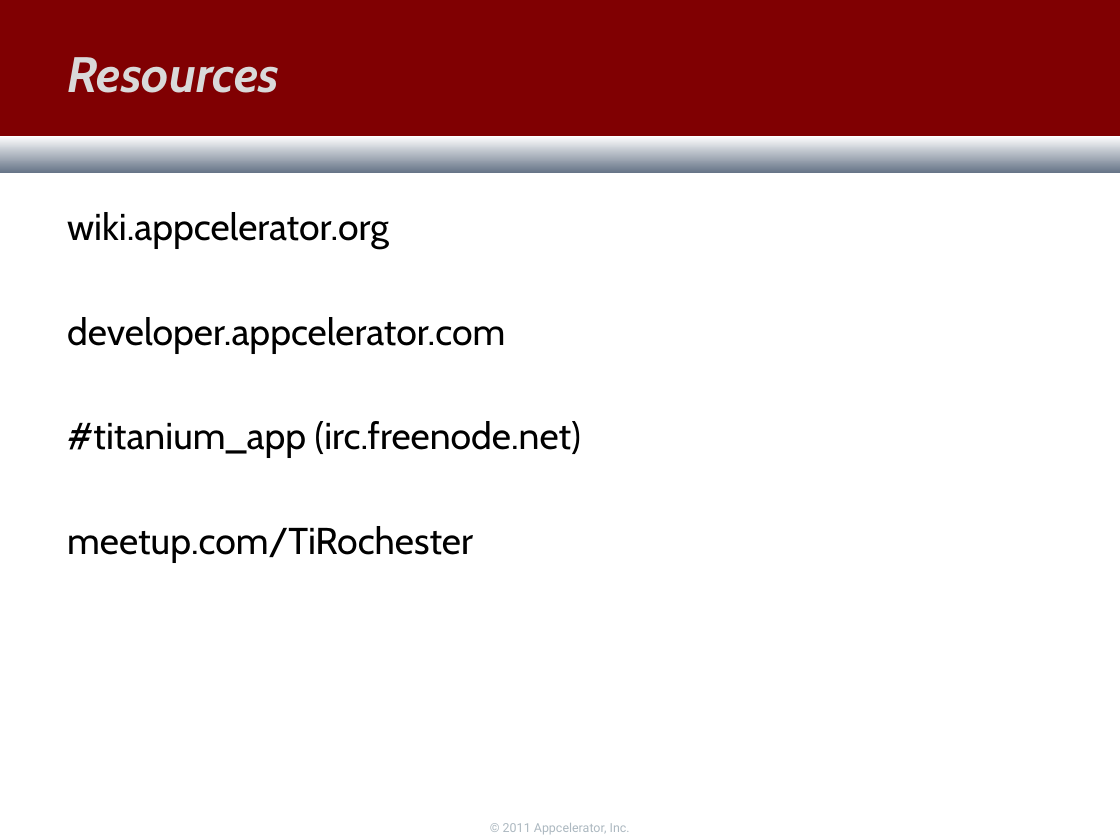
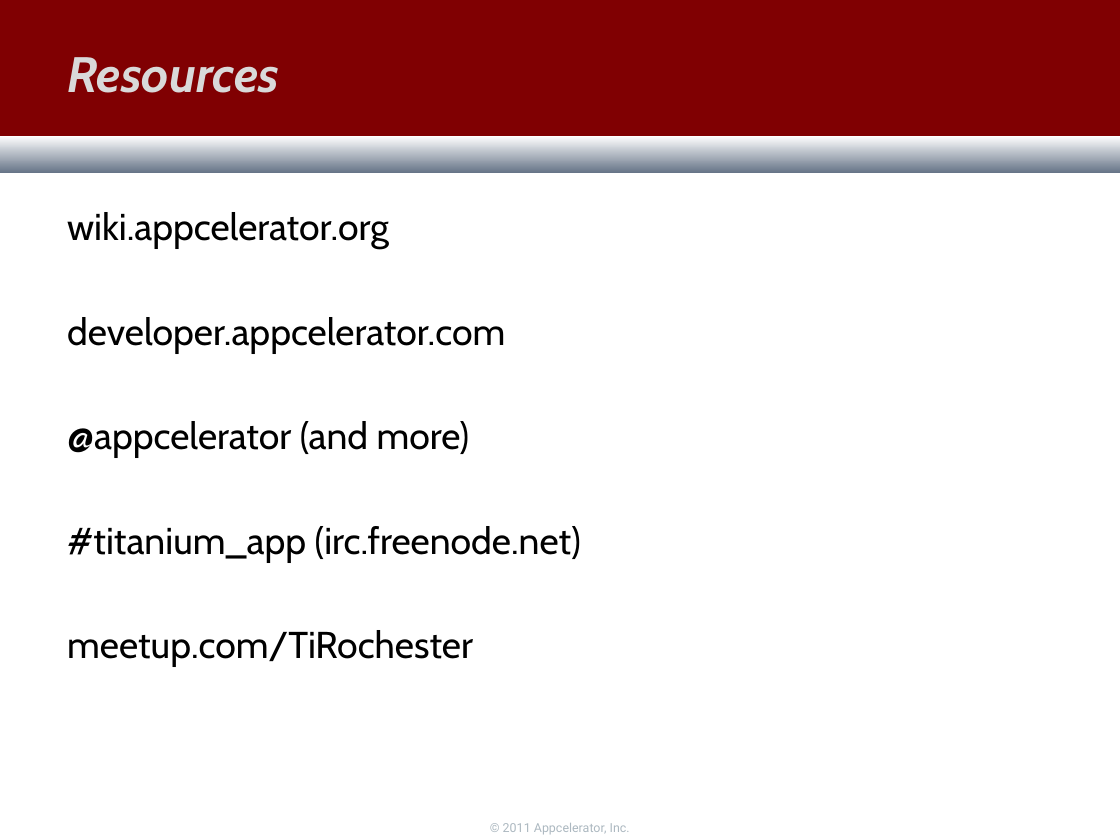
Before and after one commit to skypanther/BarCamp, a slide deck: slide 16 of BarCampRoc.pptx (slide 15 before the commit). Drawn at 1120x840 pixels with LibreOffice and Linux fonts; fonts in the diff are those of the drawing; background and template pictures are left out. Boxes give left, top, right and bottom in pixels: in the first picture for what was removed or moved away, otherwise in the second. Text is boxed around its words. In the diff, an @@ line names an element or a change of style, - is before the commit and + after.

```diff
--- a/BarCampRoc.pptx
+++ b/BarCampRoc.pptx
@@ text at [67, 421, 470, 458]: paragraph added @@
+@appcelerator (and more)
```
Also in this commit, not shown: 3 other slides changed, 2 slides added, 1 slide removed.
